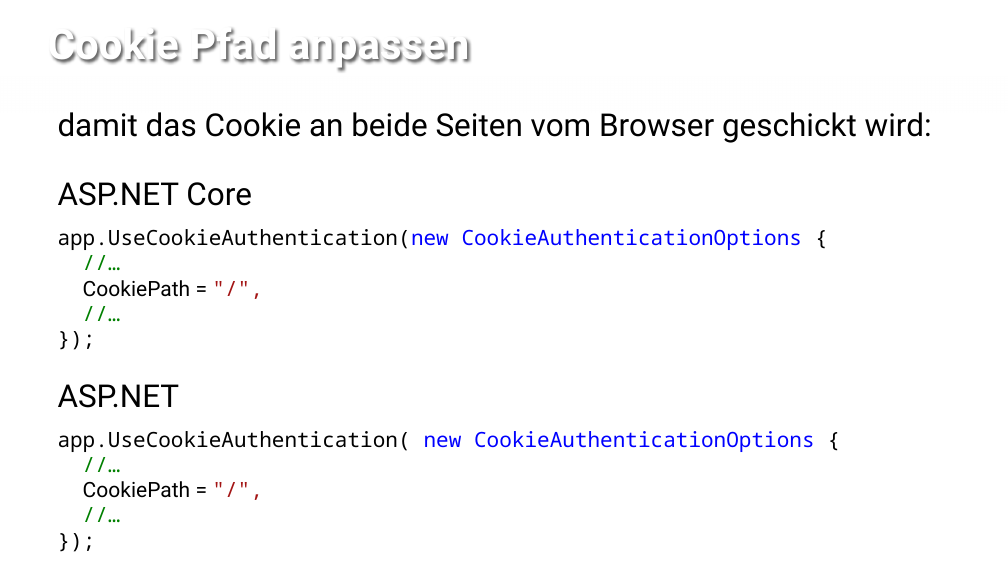
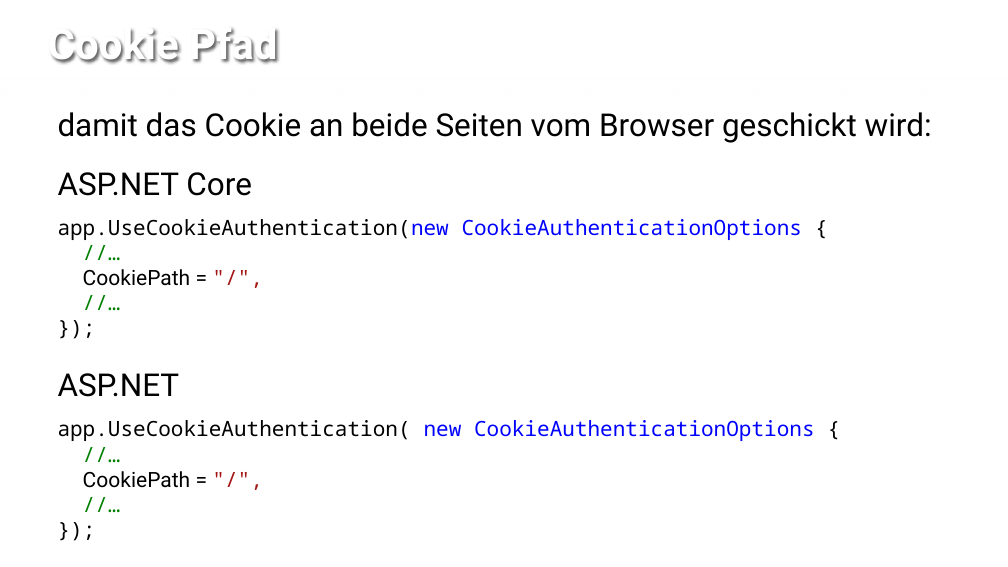
Before and after one commit to rlfkrl/NetCologne2017, a slide deck: slide 10 of slides/open id connect - share cookies.pptx. Drawn at 1008x567 pixels with LibreOffice and Linux fonts; fonts in the diff are those of the drawing; background and template pictures are left out. Boxes give left, top, right and bottom in pixels: in the first picture for what was removed or moved away, otherwise in the second. Text is boxed around its words. In the diff, an @@ line names an element or a change of style, - is before the commit and + after.

```diff
--- a/slides/open id connect - share cookies.pptx
+++ b/slides/open id connect - share cookies.pptx
@@ title at box(48, 28, 277, 64): text changed @@
-Cookie Pfad anpassen
+Cookie Pfad
@@ text at box(58, 172, 815, 488): less space between paragraphs @@
```
Also in this commit, not shown: 8 other slides changed, 1 slide added.
